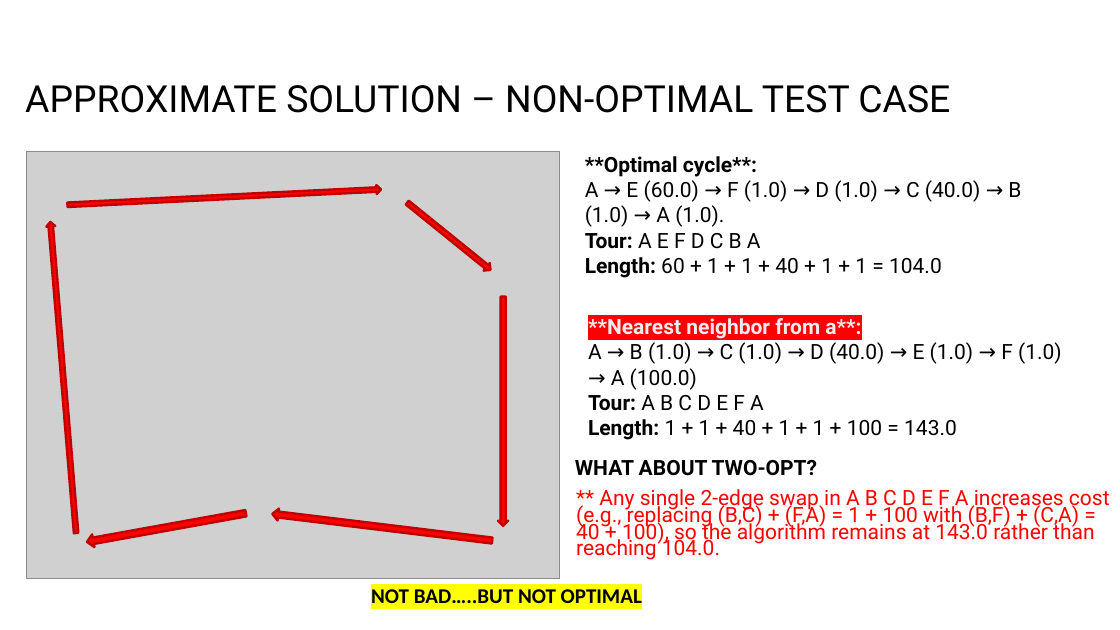
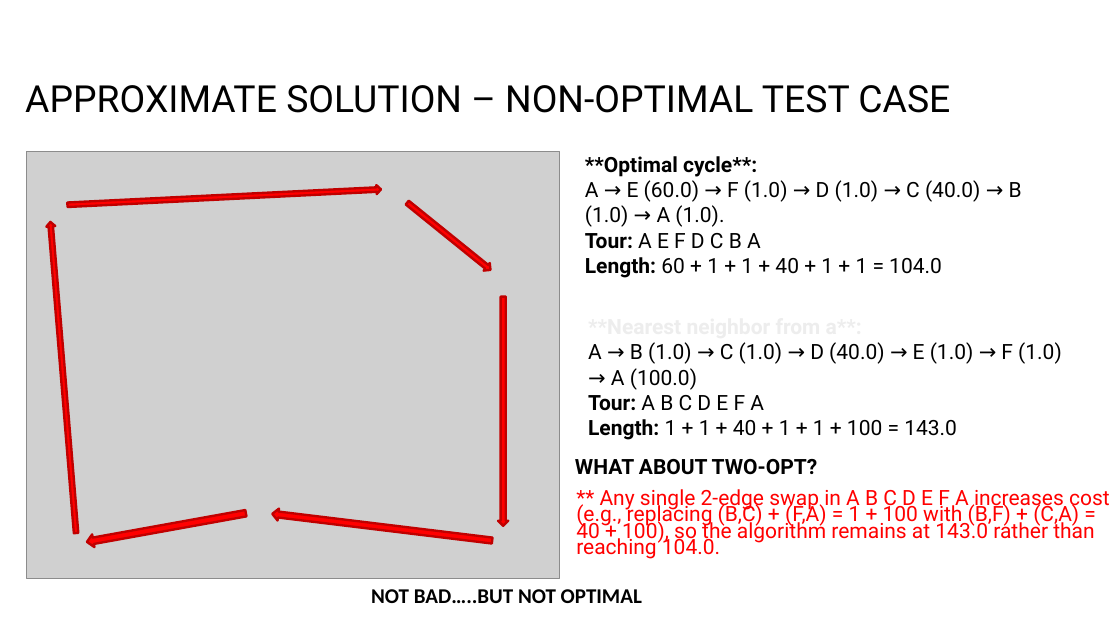
Before and after one commit to PictureOfGray/CS412-Team-NAME, a slide deck: slide 14 of presentations/problem_presentation.pptx. Drawn at 1120x630 pixels with LibreOffice and Linux fonts; fonts in the diff are those of the drawing; grey boxes stand for pictures; background and template pictures are left out. Boxes give left, top, right and bottom in pixels: in the first picture for what was removed or moved away, otherwise in the second. Text is boxed around its words. In the diff, an @@ line names an element or a change of style, - is before the commit and + after.

```diff
--- a/presentations/problem_presentation.pptx
+++ b/presentations/problem_presentation.pptx
@@ text "**Nearest neighbor from a**:" at [588, 342, 1062, 440]: highlight #FF0000 to none in "**Nearest neighbor from a**:" @@
@@ text "** Any single 2‑edge swap ..." at [576, 489, 1110, 559]: line spacing 14.2pt to 14pt @@
@@ text "NOT BAD…..BUT NOT OPTIMAL" at [371, 589, 642, 603]: highlight #FFFF00 to none @@
```
Also in this commit, not shown: 14 other slides changed.
